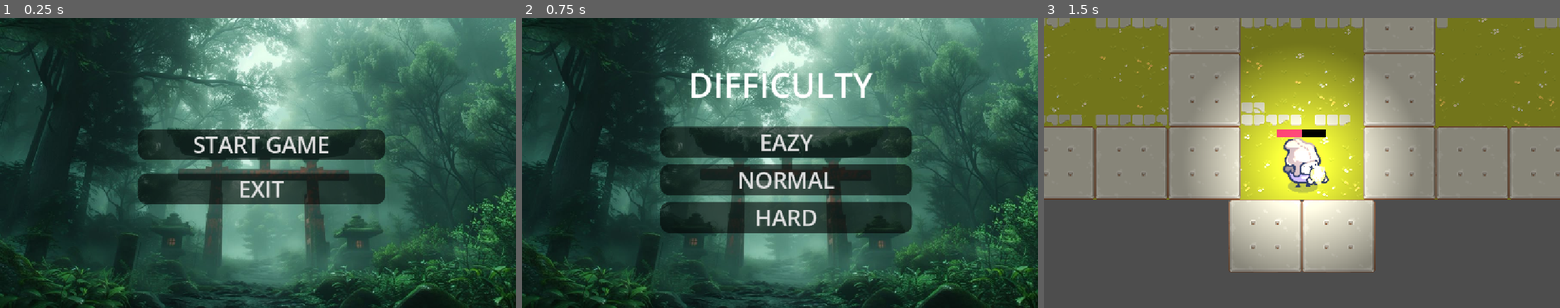
Above: before the commit, frames 1-3 (left to right).
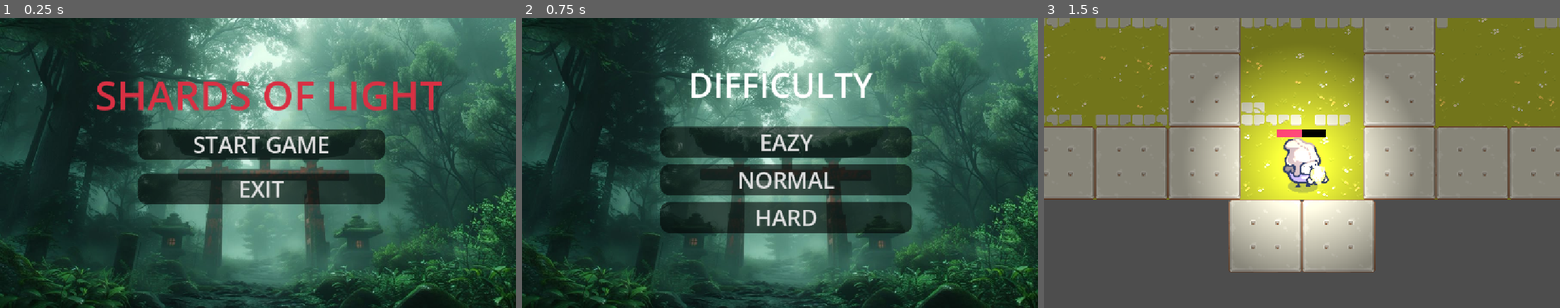
Above: after the commit, the same moments.

Repository: abhimanyuvatsa14/fhg
Game: Godot game, scene res://scenes/main_menunew.tscn
Two runs of this game, one before a commit and one after it. Both use one fixed random seed, a clock stepped at 60 frames per second and the inputs below. The project has no main scene, so this scene is started directly.
Inputs:
- Up to frame 1 (0.25 s): no input
- Up to frame 2 (0.75 s): click "START GAME" at 0.5 s
- Up to frame 3 (1.5 s): click "NORMAL" at 1.25 s

The runs differ from the first frame. In frame 1, 2.7% of the frame differs, in the area x 18-86%, y 21-32%; in frame 2, nothing differs; in frame 3, nothing differs.

Commit message:
Update main_menunew.tscn

Diff:
--- a/scenes/main_menunew.tscn
+++ b/scenes/main_menunew.tscn
@@ -3,3 +3,13 @@
 [ext_resource type="PackedScene" uid="uid://2y62l23y4vre" path="res://scenes/main_menu.tscn" id="1_fojua"]
 
 [node name="main menu" unique_id=1028610884 instance=ExtResource("1_fojua")]
+
+[node name="Label" type="Label" parent="." index="2" unique_id=1195855159]
+layout_mode = 0
+offset_left = 212.0
+offset_top = 109.0
+offset_right = 988.0
+offset_bottom = 233.0
+theme_override_colors/font_color = Color(0.84619606, 0.18676028, 0.262609, 1)
+theme_override_font_sizes/font_size = 90
+text = "SHARDS OF LIGHT"
